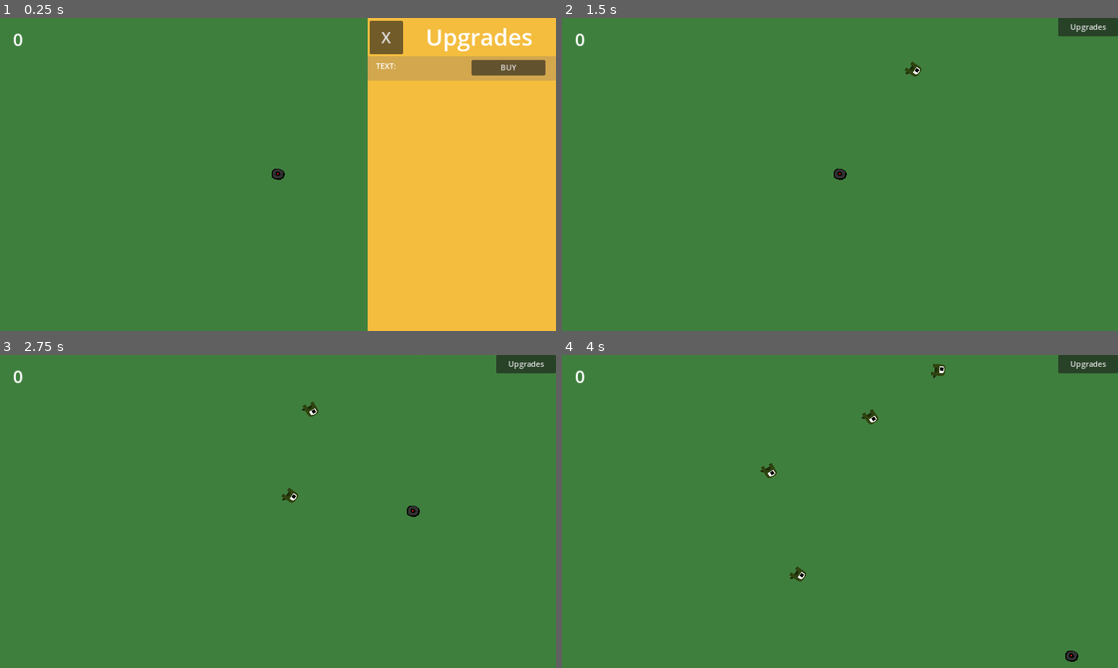
Above: before the commit, frames 1-4 (two rows, left to right).
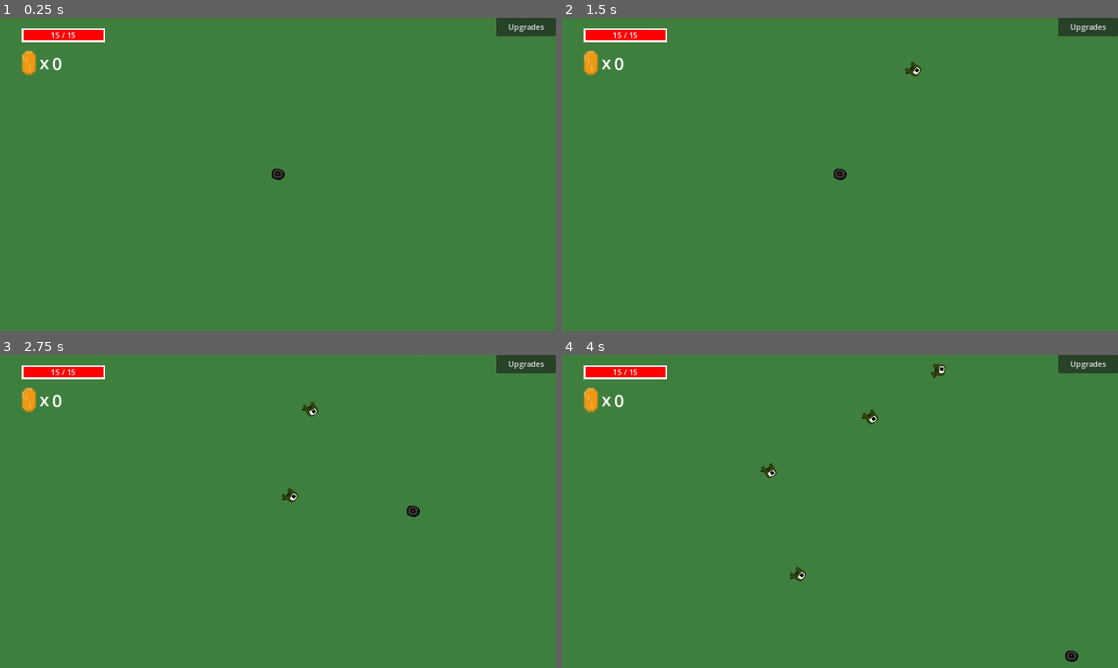
Above: after the commit, the same moments.

Repository: Ashley-DeMott/Godot-Idle
Game: Godot game, scene res://main.tscn
The game is run twice, just before and just after one commit, with the same random seed, the same clock (stepped at 60 frames per second) and the same inputs.
Inputs:
- Up to frame 1 (0.25 s): no input
- Up to frame 2 (1.5 s): click "Upgrades" at 0.5 s; click "X" at 1.25 s
- Up to frame 3 (2.75 s): hold Right (move_right) from 2.03 s (still down)
- Up to frame 4 (4 s): release Right (move_right) at 2.78 s; hold Down (move_down) 2.78-3.53 s; hold Right (move_right) from 3.53 s (still down)

The runs differ from the first frame. In frame 1, 35% of the frame differs, in the area x 2-100%, y 0-100%; in frame 2, 1.0%; in frame 3, 1.0%; in frame 4, 1.0%.

Commit message:
Added UI elements to track HP and coins gathered

Diff:
--- a/Player.gd
+++ b/Player.gd
@@ -1,26 +1,33 @@
 class_name Player extends Area2D # This class "Player" inherits all functionality of an Area2D
-signal hit # TODO: Look back at tutorial for functionality, might be obsolete with current collision system
+signal HPChange # The Player's HP changes
 
 @export var speed = 400 # The speed of the Player
-@export var health = 10 # The Player's health
+@export var startingHP = 15 # The starting maxHP
+
 var screen_size # Size of game window
-var points = 0 # The Player's points
+var startingPos
+var health # The Player's starting health
+var maxHP  # The Player's maximum health
+var coins = 0 # The Player's points
 
 func _ready():
 	""" Called when the node enters the scene tree for the first time """
+	# Calculate the starting position of the player
 	screen_size = get_viewport_rect().size
+	startingPos = Vector2(screen_size.x / 2, screen_size.y / 2)
 
-	# Starting position of the player
-	position = Vector2(screen_size.x / 2, screen_size.y / 2)
+func _reset_player():
+	""" Resets the Player's stats """
+	position = startingPos
+	coins = 0 # Resets the coin values
+	_set_max_HP(startingHP)	 # Resets the maxHP
+	health = maxHP
+
+	# Enable collisions
 	$CollisionShape2D.disabled = false
 
 func _process(delta):
 	""" Called every frame with 'delta' being the elapsed time since the previous frame """
-
-	# TODO: Add game over element
-	if health <= 0:
-		health = 0
-
 	# The player's movement vector.
 	var velocity = _get_player_input(Vector2.ZERO)
 
@@ -49,15 +56,48 @@
 
 func _on_body_entered(body):
 	""" Called when the Player's collision box is entered by a body """
+
+	# TODO: Change to specify coins (after adding more pickup/item types)
 	if(body.is_in_group("items")):
-		points += body._get_points()
-		body._player_hit()
+		coins += body._get_points()
+		body._player_hit() # Tell the other body is was hit, destroys self
 
+	# TODO: Could specify enemy types (enemyB adds knockback, enemyC gives 'paralysis' effect)
 	elif(body.is_in_group("enemies")):
-		points -= 1
-		#health -= body._get_points()
-		body._player_hit()
+		_update_HP(-1 * body._get_points())
+		body._player_hit() # Tell the other body is was hit, destroys self
 
-func _get_points():
-	""" Get the Player's points """
-	return points
+func _get_coins():
+	""" Get the number of coins the Player has """
+	return coins
+
+func _update_coins(change):
+	""" Update the number of coins the Player has """
+	if change < coins:
+		pass # TODO: Could throw assert to ensure no invalid purchases (purchases check first, then call update)
+	coins += change
+
+func _get_HP():
+	""" Get the Player's health """
+	return health
+
+func _update_HP(change):
+	""" Update the Player's health points """
+	health += change
+	if health < 0:
+		health = 0 # Don't show negative values
+	HPChange.emit()
+
+func _set_max_HP(newMax):
+	""" Set the Player's maximum HP """
+	if newMax >= 0:
+		maxHP = newMax
+
+func _get_max_HP():
+	""" Return the Player's maximum health """
+	return maxHP
+
+func _update_max_HP(change):
+	""" Update the Player's maximum HP """
+	maxHP += change
+	HPChange.emit()
--- a/buyPanel.gd
+++ b/buyPanel.gd
@@ -1,20 +1,21 @@
 class_name BuyPanel extends Control
 
-var buyName
-var price
-var button
+@export var buyName: Label
+@export var button : Button
 
 # Called when the node enters the scene tree for the first time.
 func _ready():
-	buyName = $Label
-	button = $Button
+	pass
 
 # Called every frame. 'delta' is the elapsed time since the previous frame.
 func _process(delta):
 	pass
 
-func _set_text(t):
-	buyName.text = t
+func _set_text(name, price):
+	"""Fill in the BuyPanel with the given name and price"""
+	buyName.text = name
+	button.text = str(price)
 
-func _set_button(price):
-	button.text = price
+func _activate_button():
+	"""The button is active if the """
+	button.disabled = !button.disabled
--- a/buyPanel.tscn
+++ b/buyPanel.tscn
@@ -2,7 +2,7 @@
 
 [ext_resource type="Script" path="res://buyPanel.gd" id="1_53wek"]
 
-[node name="Buy Panel" type="Control"]
+[node name="buyPanel" type="Control" node_paths=PackedStringArray("buyName", "button") groups=["buyPanel"]]
 custom_minimum_size = Vector2(390, 50)
 layout_mode = 3
 anchors_preset = 15
@@ -15,6 +15,8 @@
 size_flags_horizontal = 3
 size_flags_vertical = 3
 script = ExtResource("1_53wek")
+buyName = NodePath("Label")
+button = NodePath("Button")
 metadata/_edit_group_ = true
 
 [node name="ColorRect" type="ColorRect" parent="."]
@@ -24,7 +26,7 @@
 anchor_bottom = 1.0
 grow_horizontal = 2
 grow_vertical = 2
-color = Color(0.823529, 0.654902, 0.305882, 1)
+color = Color(0.478431, 0.709804, 0.901961, 1)
 
 [node name="Label" type="Label" parent="."]
 layout_mode = 1
--- a/hud.gd
+++ b/hud.gd
@@ -1,27 +1,56 @@
 class_name HUD extends CanvasLayer
 
+# Signals that allow functions from main to be called
+signal endGame
+signal startGame
+
+# Get specific nodes in the HUD
 @export var upgradesList: VBoxContainer
+@export var buyUpgrade: PackedScene
+@export var numCoins : Label
+@export var HP : ColorRect
+@export var numHP: Label
 
 # Called when the node enters the scene tree for the first time.
 func _ready():
-	pass # Replace with function body.
+	pass
 
 # Called every frame. 'delta' is the elapsed time since the previous frame.
 func _process(delta):
 	pass
 
 func _on_close_button_pressed():
+	""" Hide the upgrades menu """
 	$"Upgrades Menu".visible = false
-
 func _on_show_menu_pressed():
+	""" Showt the upgrades menu """
 	$"Upgrades Menu".visible = true
 
 func _create_buy_panels(upgrades):
+	"""Creates a buy panel for each upgrade available"""
 	for upgrade in upgrades:
-		var upgradePanel = BuyPanel.new()
-		upgradePanel._set_text("Name here!")
-		upgradePanel._set_button("Price!")
+		var upgradePanel = buyUpgrade.instantiate()
+		upgradePanel._set_text(upgrade["name"], upgrade["price"])
 		upgradesList.add_child(upgradePanel)
 
 func _update_score(score):
-	$Score.text = str(score)
+	""" Update the displayed coins """
+	numCoins.text = str(score)
+
+func _update_health(currentHP, maxHP):
+	""" Update the HP bar """
+	numHP.text = str(currentHP) + " / " + str(maxHP)
+
+	# TODO: Set HP's width to ratio of current ot maxHP
+
+func _toggle_game_over():
+	""" Toggle the visibility of the 'Game Over' window """
+	$GameOver.visible = !$GameOver.visible
+
+func _on_continue_pressed():
+	""" Emit a 'startGame' signal that main recieves """
+	startGame.emit()
+
+func _on_quit_pressed():
+	""" Emit an 'endGame' signal that main recieves """
+	endGame.emit()
--- a/hud.tscn
+++ b/hud.tscn
@@ -1,18 +1,75 @@
-[gd_scene load_steps=3 format=3 uid="uid://bn0evpo7eeo3t"]
+[gd_scene load_steps=4 format=3 uid="uid://bn0evpo7eeo3t"]
 
 [ext_resource type="Script" path="res://hud.gd" id="1_o4rph"]
-[ext_resource type="PackedScene" uid="uid://b4vvjgevllp6k" path="res://testPanel.tscn" id="2_kqj60"]
+[ext_resource type="PackedScene" uid="uid://bsgltkf204i2s" path="res://buyPanel.tscn" id="2_iuvrs"]
+[ext_resource type="Texture2D" uid="uid://cqhecem0fp2vn" path="res://art/coin.png" id="3_y60b1"]
 
-[node name="HUD" type="CanvasLayer"]
+[node name="HUD" type="CanvasLayer" node_paths=PackedStringArray("upgradesList", "numCoins", "HP", "numHP")]
 script = ExtResource("1_o4rph")
+upgradesList = NodePath("Upgrades Menu/Upgrades/VBoxContainer")
+buyUpgrade = ExtResource("2_iuvrs")
+numCoins = NodePath("Coin Display/numCoins")
+HP = NodePath("Health Display/HealthBar/HP")
+numHP = NodePath("Health Display/HealthBar/numHP")
 
-[node name="Score" type="Label" parent="."]
-offset_left = 27.0
-offset_top = 19.0
-offset_right = 177.0
-offset_bottom = 69.0
+[node name="Coin Display" type="Node" parent="."]
+
+[node name="Coin Icon" type="Sprite2D" parent="Coin Display"]
+position = Vector2(60, 93)
+scale = Vector2(3.5, 3.5)
+texture = ExtResource("3_y60b1")
+
+[node name="x" type="Label" parent="Coin Display"]
+offset_left = 82.0
+offset_top = 67.0
+offset_right = 115.0
+offset_bottom = 117.0
 theme_override_font_sizes/font_size = 36
-text = "Score: 00000"
+text = "x"
+metadata/_edit_use_anchors_ = true
+
+[node name="numCoins" type="Label" parent="Coin Display"]
+offset_left = 108.0
+offset_top = 69.0
+offset_right = 254.0
+offset_bottom = 119.0
+theme_override_font_sizes/font_size = 36
+text = "00"
+metadata/_edit_use_anchors_ = true
+
+[node name="Health Display" type="Node" parent="."]
+
+[node name="ColorRect" type="ColorRect" parent="Health Display"]
+offset_left = 44.0
+offset_top = 21.0
+offset_right = 218.0
+offset_bottom = 50.0
+metadata/_edit_use_anchors_ = true
+
+[node name="HealthBar" type="ColorRect" parent="Health Display"]
+offset_left = 49.0
+offset_top = 25.0
+offset_right = 214.0
+offset_bottom = 46.0
+color = Color(0, 0, 0, 1)
+metadata/_edit_use_anchors_ = true
+
+[node name="HP" type="ColorRect" parent="Health Display/HealthBar"]
+layout_mode = 0
+offset_right = 165.0
+offset_bottom = 21.0
+color = Color(1, 0, 0, 1)
+metadata/_edit_use_anchors_ = true
+
+[node name="numHP" type="Label" parent="Health Display/HealthBar"]
+layout_mode = 0
+offset_top = -1.0
+offset_right = 165.0
+offset_bottom = 22.0
+text = "0 / 0
+"
+horizontal_alignment = 1
+vertical_alignment = 1
 
 [node name="Show Menu" type="Button" parent="."]
 anchors_preset = 1
@@ -24,6 +81,7 @@
 text = "Upgrades"
 
 [node name="Upgrades Menu" type="MenuBar" parent="."]
+visible = false
 anchors_preset = 11
 anchor_left = 1.0
 anchor_right = 1.0
@@ -39,7 +97,7 @@
 anchor_bottom = 1.0
 grow_horizontal = 2
 grow_vertical = 2
-color = Color(0.956863, 0.741176, 0.243137, 1)
+color = Color(0.20561, 0.497069, 0.813793, 1)
 
 [node name="Title" type="Label" parent="Upgrades Menu"]
 layout_mode = 0
@@ -73,8 +131,69 @@
 layout_mode = 2
 theme_override_constants/separation = 5
 
-[node name="Buy1" parent="Upgrades Menu/Upgrades/VBoxContainer" instance=ExtResource("2_kqj60")]
-layout_mode = 2
+[node name="GameOver" type="ColorRect" parent="."]
+anchors_preset = 8
+anchor_left = 0.5
+anchor_top = 0.5
+anchor_right = 0.5
+anchor_bottom = 0.5
+offset_left = -320.0
+offset_top = -224.0
+offset_right = 320.0
+offset_bottom = 224.0
+grow_horizontal = 2
+grow_vertical = 2
+color = Color(0.478431, 0.709804, 0.901961, 1)
+
+[node name="GameOver" type="Label" parent="GameOver"]
+layout_mode = 1
+anchors_preset = 5
+anchor_left = 0.5
+anchor_right = 0.5
+offset_left = -180.0
+offset_top = 29.0
+offset_right = 185.0
+offset_bottom = 117.0
+grow_horizontal = 2
+theme_override_font_sizes/font_size = 84
+text = "Game Over!"
+horizontal_alignment = 1
+vertical_alignment = 1
+
+[node name="Continue" type="Button" parent="GameOver"]
+layout_mode = 1
+anchors_preset = 2
+anchor_top = 1.0
+anchor_bottom = 1.0
+offset_left = 40.0
+offset_top = -194.0
+offset_right = 258.0
+offset_bottom = -94.0
+grow_vertical = 0
+theme_override_font_sizes/font_size = 32
+text = "Continue"
+
+[node name="Quit" type="Button" parent="GameOver"]
+layout_mode = 1
+anchors_preset = 3
+anchor_left = 1.0
+anchor_top = 1.0
+anchor_right = 1.0
+anchor_bottom = 1.0
+offset_left = -269.0
+offset_top = -192.0
+offset_right = -51.0
+offset_bottom = -92.0
+grow_horizontal = 0
+grow_vertical = 0
+theme_override_font_sizes/font_size = 32
+text = "Exit"
+
+[node name="GameOver Window" type="Window" parent="."]
+initial_position = 1
+visible = false
 
 [connection signal="pressed" from="Show Menu" to="." method="_on_show_menu_pressed"]
 [connection signal="pressed" from="Upgrades Menu/Close Button" to="." method="_on_close_button_pressed"]
+[connection signal="pressed" from="GameOver/Continue" to="." method="_on_continue_pressed"]
+[connection signal="pressed" from="GameOver/Quit" to="." method="_on_quit_pressed"]
--- a/main.gd
+++ b/main.gd
@@ -5,25 +5,61 @@
 @export var enemy_scene: PackedScene
 @export var item_scene: PackedScene
 
+# TODO: Limits on scene's enemies and pickups spawned?
 # Max enemies and items that can be spawned
 var maxEnemies = 5
 var maxPickups = 5
 
 # Called when the node enters the scene tree for the first time.
 func _ready():
-	var upgrades = [{"name": "one", "price": 10, "num": 1}, {"name": "two", "price": 15, "num": 0}]
+	""" Start a new game when the scene is created """
+	# TODO: Dynamically add/remove upgrades (read from a file, unlock at Player milestones)
+	# Create the buy panels from a list
+	var upgrades = [{"name": "Buy HP", "price": 10, "num": 0}, {"name": "two", "price": 15, "num": 0}]
+	hud._create_buy_panels(upgrades)
+	for buyPanel in get_tree().get_nodes_in_group("buyPanel"):
+		_connect_button(buyPanel) # Would have to create a factory, with a keyword for each function choice that a button could call and be connected to
+	# Further reading: https://docs.godotengine.org/en/stable/getting_started/step_by_step/signals.html
 
+	_new_game()
+
+func _new_game():
+	""" Starts a new game """
+	# Reset the timers
 	$EnemyTimer.start()
 	$ItemTimer.start()
-	#hud._create_buy_panels(upgrades)
 
-	# Create upgrades in the game place
+	# Hide the game over window
+	hud._toggle_game_over()
+
+	# Reset the Player's stats abd update the HP display
+	player._reset_player()
+	_update_HP()
+
+	# TODO: Delete all enemies/pickups on screen
+
+func _connect_button(buyPanel):
+	""" Connect the buyPanel's button to the correct function """
+	var buyButton = buyPanel.get_node("Button")
+	var buyName = buyPanel.get_node("Label").text
+
+	# Switch case based on buyName, assign to specific function
+	if buyName == "Buy HP":
+		buyButton.pressed.connect(_buy_HP)
+
+	else:
+		pass
+
+
+func _end_game():
+	""" Called when the user clicks 'exit' button """
+	get_tree().quit() # Closes the program
 
 # Called every frame. 'delta' is the elapsed time since the previous frame.
 func _process(delta):
-	hud._update_score(player._get_points())
-	pass
+	hud._update_score(player._get_coins()) # TODO: Move to where coins changes/create signal
 
+# TODO: Path doesn't seem to move, check path spawning
 func _spawn_item_on_path(scene, path):
 	var item = scene.instantiate()
 
@@ -50,10 +86,44 @@
 	add_child(item)
 
 func _spawn_enemy():
+	""" Spawns an enemy on the enemy path """
 	#var enemy_spawn = $EnemySpawnPath/Location
 	_spawn_item_on_path(enemy_scene, "EnemySpawnPath")
 
 func _spawn_pickup():
+	""" Spawns a pickup item on the item path """
 	#var item = item_scene.instantiate()
 	#var item_spawn = $ItemSpawnPath/ItemSpawnLocation
 	_spawn_item_on_path(item_scene, "ItemSpawnPath")
+
+func _game_over():
+	""" Ends the game """
+	# TODO: Disable player movement
+	# TODO: Disable button clicks for upgrades
+
+	# Disable timers for object spawning
+	$EnemyTimer.stop()
+	$ItemTimer.stop()
+
+	# Displays the "Game Over" screen
+	hud._toggle_game_over()
+
+func _update_HP():
+	""" Updates the health in the hud, checking if the player has died """
+	var playerHealth = player._get_HP()
+
+	# If the player has died,
+	if playerHealth <= 0:
+		_game_over()
+
+	# Update the displayed HP bar
+	hud._update_health(playerHealth, player._get_max_HP())
+
+func _buy_HP():
+	""" A purchasable upgrade called by a buy panel button """
+	# TODO: Get buyPrice from upgrades
+	# Create global? (object?) upgrades directory, assigning "upgrade": "Buy HP" a "price" value
+	var buyPrice = 1
+	if player._get_coins() >= buyPrice:
+		player._update_coins(-1 * buyPrice)
+		player._update_max_HP(1)
--- a/main.tscn
+++ b/main.tscn
@@ -57,5 +57,8 @@
 [node name="ItemTimer" type="Timer" parent="."]
 wait_time = 1.5
 
+[connection signal="endGame" from="HUD" to="." method="_end_game"]
+[connection signal="startGame" from="HUD" to="." method="_new_game"]
+[connection signal="HPChange" from="Doomba" to="." method="_update_HP"]
 [connection signal="timeout" from="EnemyTimer" to="." method="_spawn_enemy"]
 [connection signal="timeout" from="ItemTimer" to="." method="_spawn_pickup"]
